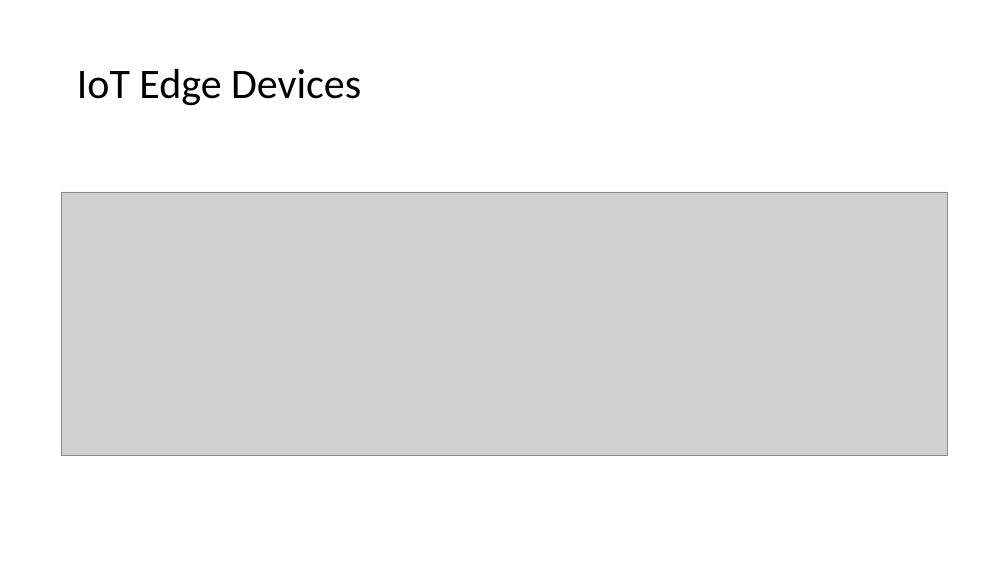
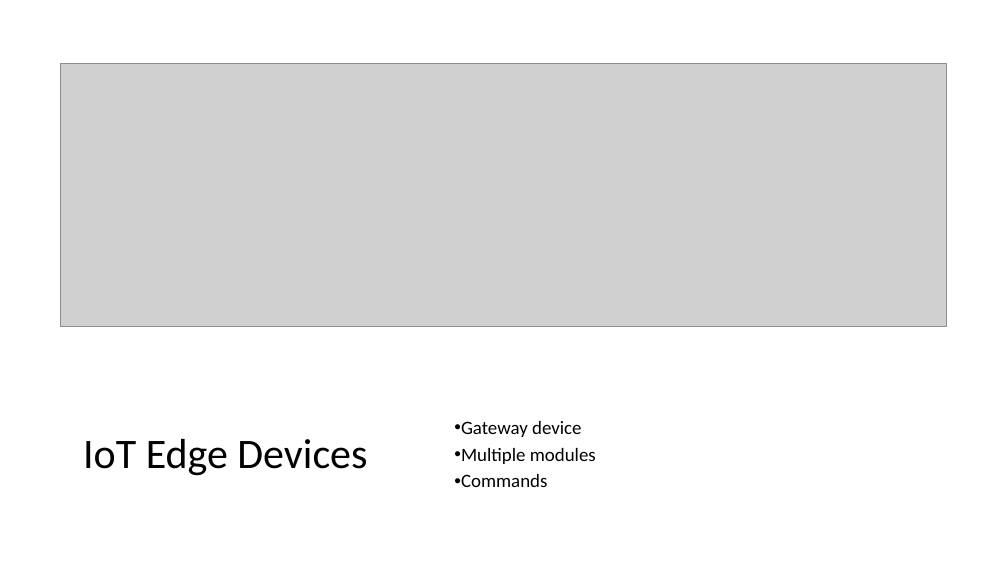
Before and after one commit to thomasgodon/DevCruiseTalk2023, a slide deck: slide 8 of .ppt/Azure Iot Central.pptx. Drawn at 1008x567 pixels with LibreOffice and Linux fonts; fonts in the diff are those of the drawing; grey boxes stand for pictures. Boxes give left, top, right and bottom in pixels: in the first picture for what was removed or moved away, otherwise in the second. Text is boxed around its words. In the diff, an @@ line names an element or a change of style, - is before the commit and + after.

```diff
--- a/.ppt/Azure Iot Central.pptx
+++ b/.ppt/Azure Iot Central.pptx
@@ picture: place and size @@
-picture at [61,192,948,455]
+picture at [60,64,947,327]
@@ title "IoT Edge Devices": place and size @@
-title "IoT Edge Devices" at [77,69,361,106]
+title "IoT Edge Devices" at [83,439,367,476]
@@ text added at [461,421,596,487], 18 pt, text #000000 @@
+• Gateway device
+• Multiple modules
+• Commands
```
Also in this commit, not shown: 8 other slides changed, 1 slide added, 1 slide removed.
